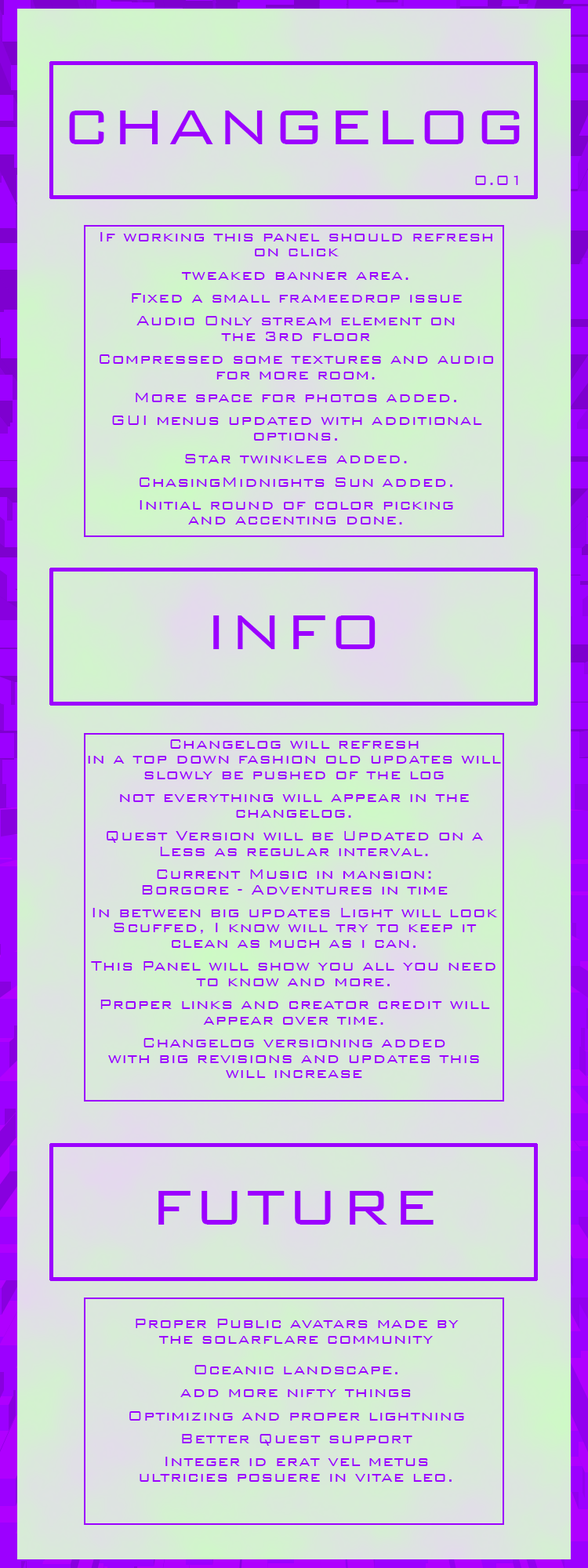
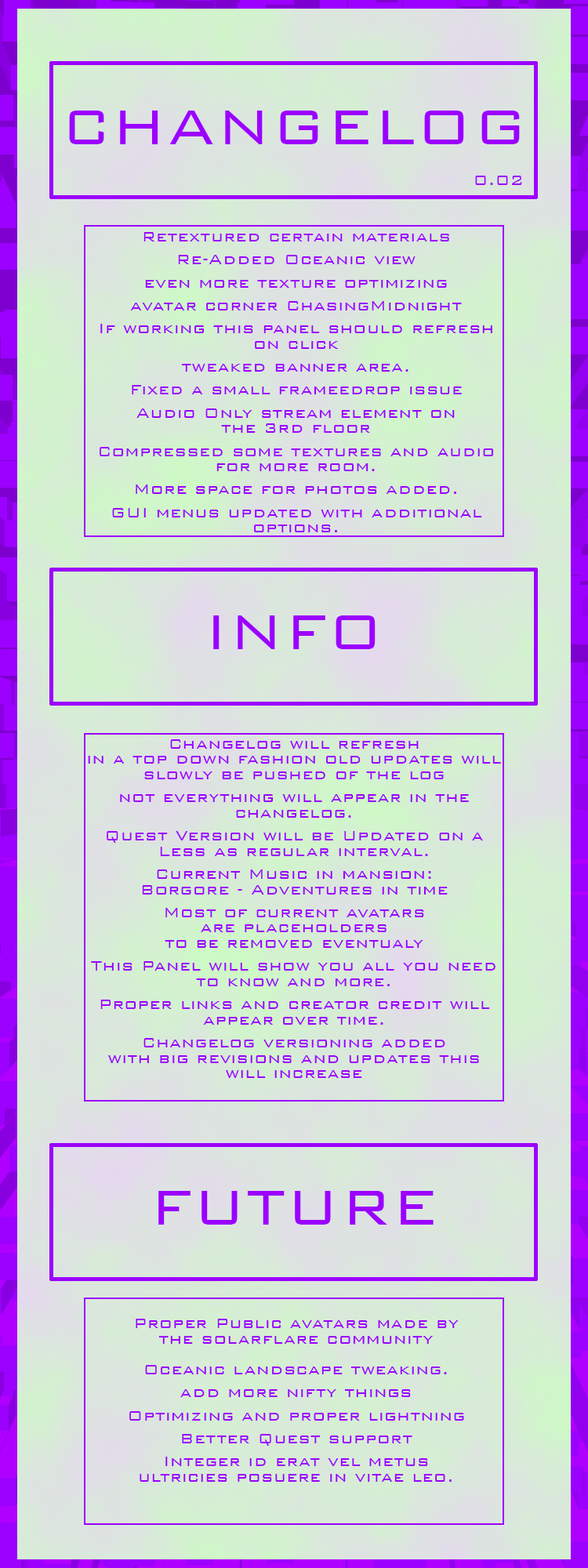
Two versions of the same layered image (588 × 1568). Layer-by-layer changes:
renamed "0.01" to "0.02", painted on it over [left=511, top=175, right=523, bottom=186]
renamed "If working this panel should refresh on click tweaked bann" to "Retextured certain materials Re-Added Oceanic view even mo", painted on it over [left=99, top=232, right=494, bottom=533]
painted on "Changelog will refresh in a top down fashion old updates wil" over [left=92, top=907, right=498, bottom=948]
painted on "Proper Public avatars made by the solarflare community O" over [left=145, top=1364, right=447, bottom=1375]
